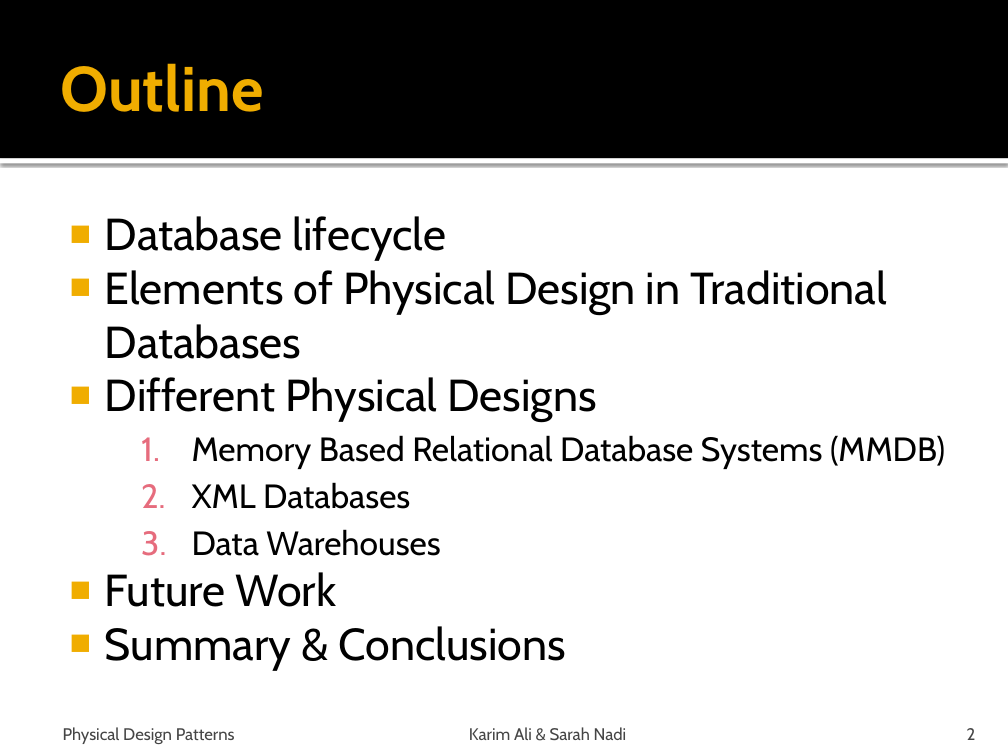
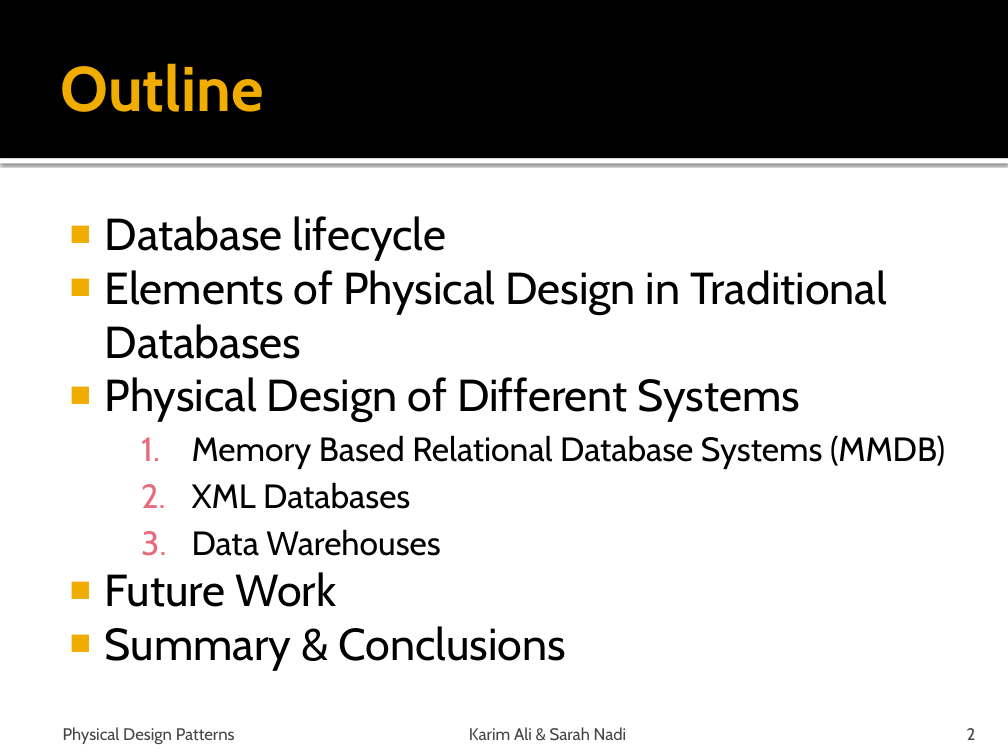
Before and after one commit to snadi/cs848-db, a slide deck: slide 2 of cs848-db/PhysDesignPres.pptx. Drawn at 1008x756 pixels with LibreOffice and Linux fonts; fonts in the diff are those of the drawing. Boxes give left, top, right and bottom in pixels: in the first picture for what was removed or moved away, otherwise in the second. Text is boxed around its words. In the diff, an @@ line names an element or a change of style, - is before the commit and + after.

```diff
--- a/cs848-db/PhysDesignPres.pptx
+++ b/cs848-db/PhysDesignPres.pptx
@@ text at bbox=[105, 377, 800, 422]: text changed @@
-■ Different Physical Designs
+■ Physical Design of Different Systems
```
Also in this commit, not shown: 10 other slides changed, 1 slide removed.
